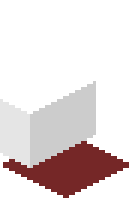
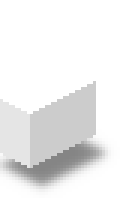
Comparing the layer stacks of the two (132, 198) images. Changes:
added layer "Shadow copy" (60%) above "Bottom" over [0, 135, 120, 198]
hid "Bottom" over [3, 135, 129, 198]
